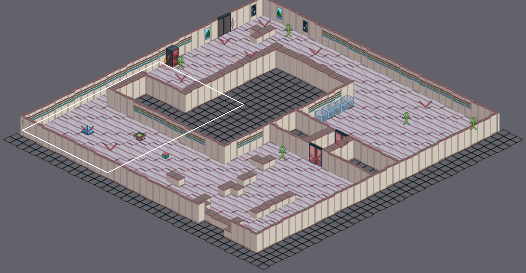
Two versions of a level (Tiled map, scratch/test2.tmx). Above, an overview of the earlier version with the close-up marked.
Close-up. Earlier state:
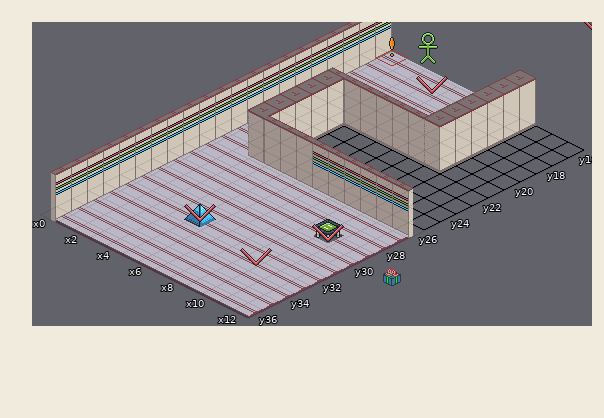
Cells are 32x16 px. Isometric: x runs down to the right, y down to the left. Shown: x 0..12, y 16..36.
The result:
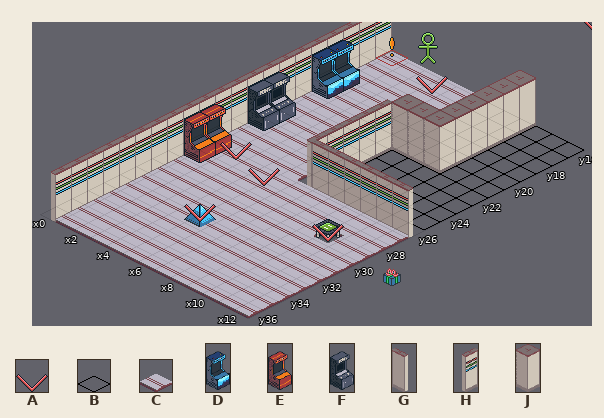
Key: from "control": A 1; from "floors": B 0, C 1; from "props": D 8, E 10, F 12; from "walls": G 1, H 3, J 15.
_ is an empty cell.
Objects are placed by the point they stand on, in cells (3,4 is the top-left corner of cell 3,4); size is 1x1 cell unless given.
Message: press x to play vortex
The edit:
Layer "Tiles":
y 19..20: x 1 C -> D
y 21: x 3..8 GGGGGG -> CCCCJJ
y 22: x 3..6 JBBB -> CCCH
y 23..24: x 1 C -> F; x 3..6 JBBB -> CCCH
y 25: x 3..7 JBBBB -> CCCHC
y 26: x 3..6 JGGG -> CCCH
y 27..28: x 1 C -> E
Layer "Objects":
changed: A "MarkerPlayer" at 10,33.5 size 1x2 -> A "MarkerPlayer" at 5.2,28.2 size 1x2
added: A "MarkerVortexMachine" at 2.8,27.5 size 1x2
Where, in picture pixels (left, top, right, bottom), the same in both close-ups:
changed: (184, 40, 440, 187)
old place: (240, 248, 272, 266)
